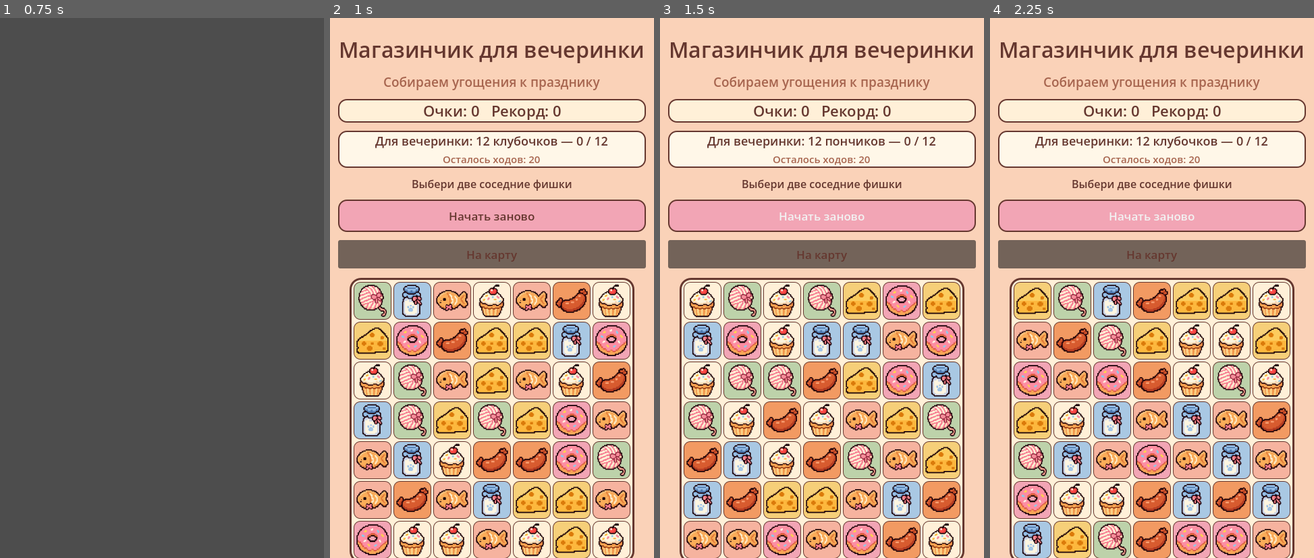
Above: before the commit, frames 1-4 (left to right).
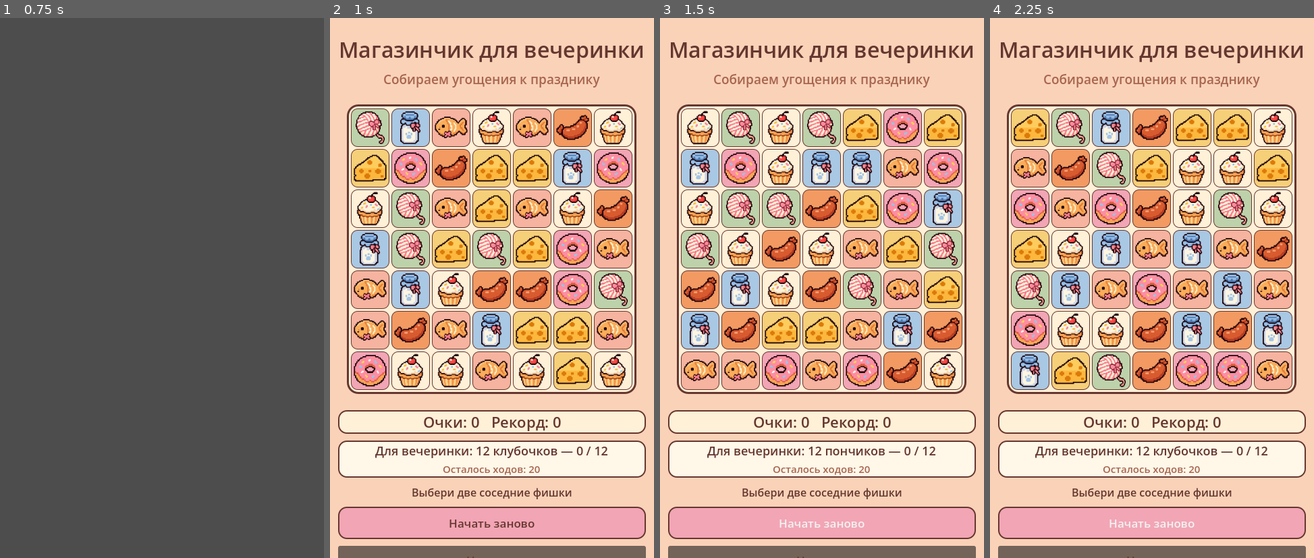
Above: after the commit, the same moments.

Repository: ArinaPig/Meown
Game: Godot game, scene res://scenes/map/WorldMap.tscn
The game is run twice, just before and just after one commit, with the same random seed, the same clock (stepped at 60 frames per second) and the same inputs.
Inputs:
- Up to frame 1 (0.75 s): click "МАГАЗИН Три в ряд" at 0.5 s
- Up to frame 2 (1 s): no input
- Up to frame 3 (1.5 s): click "Начать заново" at 1.25 s
- Up to frame 4 (2.25 s): click "Начать заново" at 2 s

Frame 1 is identical in both runs. In frame 2, 71% of the frame differs, in the area x 2-98%, y 10-100%; in frame 3, 71%; in frame 4, 71%.

Commit message:
ui: center match-3 board on tablets

Diff:
--- a/scenes/minigames/match3/Match3.gd
+++ b/scenes/minigames/match3/Match3.gd
@@ -52,7 +52,9 @@
 var ui_grid: BoxContainer
 var info_column: VBoxContainer
 var board_panel: PanelContainer
-var landscape_balance_spacer: Control
+var footer_row: BoxContainer
+var board_top_spacer: Control
+var board_bottom_spacer: Control
 var title_label: Label
 var subtitle_label: Label
 
@@ -79,9 +81,9 @@
 
 	ui_grid = BoxContainer.new()
 	ui_grid.vertical = true
-	ui_grid.add_theme_constant_override("separation", 14)
+	ui_grid.add_theme_constant_override("separation", 12)
 	ui_grid.size_flags_horizontal = Control.SIZE_EXPAND_FILL
-	ui_grid.size_flags_vertical = Control.SIZE_SHRINK_CENTER
+	ui_grid.size_flags_vertical = Control.SIZE_EXPAND_FILL
 	margins.add_child(ui_grid)
 
 	info_column = VBoxContainer.new()
@@ -210,6 +212,26 @@
 	map_button.pressed.connect(_return_to_map)
 	info_column.add_child(map_button)
 
+	# Отделяем заголовок от игровой информации: поле остаётся главным
+	# центральным элементом, а показатели и действия располагаются ниже.
+	footer_row = BoxContainer.new()
+	footer_row.vertical = true
+	footer_row.add_theme_constant_override("separation", 8)
+	footer_row.size_flags_horizontal = Control.SIZE_SHRINK_CENTER
+	ui_grid.add_child(footer_row)
+	for child in info_column.get_children().slice(2):
+		info_column.remove_child(child)
+		footer_row.add_child(child)
+
+	board_top_spacer = Control.new()
+	board_top_spacer.size_flags_vertical = Control.SIZE_EXPAND_FILL
+	ui_grid.add_child(board_top_spacer)
+	ui_grid.move_child(board_top_spacer, 1)
+	board_bottom_spacer = Control.new()
+	board_bottom_spacer.size_flags_vertical = Control.SIZE_EXPAND_FILL
+	ui_grid.add_child(board_bottom_spacer)
+	ui_grid.move_child(board_bottom_spacer, 3)
+
 
 func _update_responsive_layout() -> void:
 	if not is_instance_valid(ui_grid) or not is_instance_valid(board_panel):
@@ -221,29 +243,35 @@
 
 	var landscape_tablet := viewport_size.x > viewport_size.y and viewport_size.x >= 700.0
 	var large_portrait_tablet := viewport_size.y >= 1000.0 and viewport_size.x >= 650.0
-	ui_grid.vertical = not landscape_tablet
-	ui_grid.add_theme_constant_override("separation", 28 if landscape_tablet else (18 if large_portrait_tablet else 14))
-	ui_grid.size_flags_horizontal = Control.SIZE_SHRINK_CENTER if landscape_tablet else Control.SIZE_EXPAND_FILL
-	ui_grid.size_flags_vertical = Control.SIZE_SHRINK_CENTER
-
-	var info_width := 300.0 if landscape_tablet else 0.0
-	info_column.custom_minimum_size = Vector2(info_width, 0.0)
-	info_column.size_flags_horizontal = Control.SIZE_SHRINK_BEGIN if landscape_tablet else Control.SIZE_EXPAND_FILL
-	info_column.add_theme_constant_override("separation", 8 if landscape_tablet else (14 if large_portrait_tablet else 12))
+
+	# Одна вертикальная композиция для всех экранов: заголовок сверху,
+	# игровое поле по центру, показатели и кнопки под ним.
+	ui_grid.vertical = true
+	ui_grid.size_flags_horizontal = Control.SIZE_EXPAND_FILL
+	ui_grid.size_flags_vertical = Control.SIZE_EXPAND_FILL
+	ui_grid.add_theme_constant_override("separation", 10 if landscape_tablet else (18 if large_portrait_tablet else 12))
+	info_column.size_flags_horizontal = Control.SIZE_EXPAND_FILL
+	info_column.custom_minimum_size = Vector2.ZERO
+	info_column.add_theme_constant_override("separation", 4 if landscape_tablet else 8)
+	footer_row.vertical = not landscape_tablet
+	footer_row.size_flags_horizontal = Control.SIZE_SHRINK_CENTER if landscape_tablet else Control.SIZE_EXPAND_FILL
+	footer_row.add_theme_constant_override("separation", 8 if landscape_tablet else 10)
 	board_panel.size_flags_horizontal = Control.SIZE_SHRINK_CENTER
 	board_panel.size_flags_vertical = Control.SIZE_SHRINK_CENTER
-
-	var scale_factor := clampf(minf(viewport_size.x / 400.0, viewport_size.y / 740.0), 0.9, 1.45)
+	board_top_spacer.size_flags_vertical = Control.SIZE_EXPAND_FILL if landscape_tablet else Control.SIZE_SHRINK_BEGIN
+	board_bottom_spacer.size_flags_vertical = Control.SIZE_EXPAND_FILL if landscape_tablet else Control.SIZE_SHRINK_BEGIN
+
+	var scale_factor := clampf(minf(viewport_size.x / 400.0, viewport_size.y / 740.0), 0.9, 1.55)
 	var title_size := 30.0 * scale_factor
 	var subtitle_size := 18.0 * scale_factor
 	var score_size := 20.0 * scale_factor
 	var task_size := 17.0 * scale_factor
 	var small_size := 15.0 * scale_factor
 	if landscape_tablet:
-		title_size = 29.0
-		subtitle_size = 19.0
-		score_size = 21.0
-		task_size = 18.0
+		title_size = 36.0
+		subtitle_size = 20.0
+		score_size = 22.0
+		task_size = 19.0
 		small_size = 17.0
 	elif large_portrait_tablet:
 		title_size = 42.0
@@ -258,19 +286,20 @@
 	task_label.add_theme_font_size_override("font_size", roundi(task_size))
 	moves_label.add_theme_font_size_override("font_size", roundi(small_size - 1.0))
 	hint_label.add_theme_font_size_override("font_size", roundi(small_size))
-	for child in info_column.get_children():
+	for child in footer_row.get_children():
 		if child is Button:
 			(child as Button).add_theme_font_size_override("font_size", roundi(small_size + 1.0))
 
 	var available_board_size: float
 	if landscape_tablet:
-		available_board_size = minf(viewport_size.y - 90.0, viewport_size.x - info_width - 80.0)
+		# Оставляем место под верхний заголовок и нижнюю строку статуса.
+		available_board_size = minf(viewport_size.y - 205.0, viewport_size.x - 80.0)
 	else:
 		var horizontal_margin := 20.0 if viewport_size.x < 420.0 else 36.0
-		var reserved_vertical := 360.0 if viewport_size.y < 1000.0 else 500.0
+		var reserved_vertical := 300.0 if viewport_size.y < 1000.0 else 430.0
 		available_board_size = minf(viewport_size.x - horizontal_margin, viewport_size.y - reserved_vertical)
 
-	var tile_size := clampf(floorf((available_board_size - 24.0 - (BOARD_SIZE - 1) * 3.0) / BOARD_SIZE), 30.0, 96.0)
+	var tile_size := clampf(floorf((available_board_size - 24.0 - (BOARD_SIZE - 1) * 3.0) / BOARD_SIZE), 30.0, 104.0)
 	for row in tile_buttons:
 		for tile in row:
 			tile.custom_minimum_size = Vector2.ONE * tile_size
